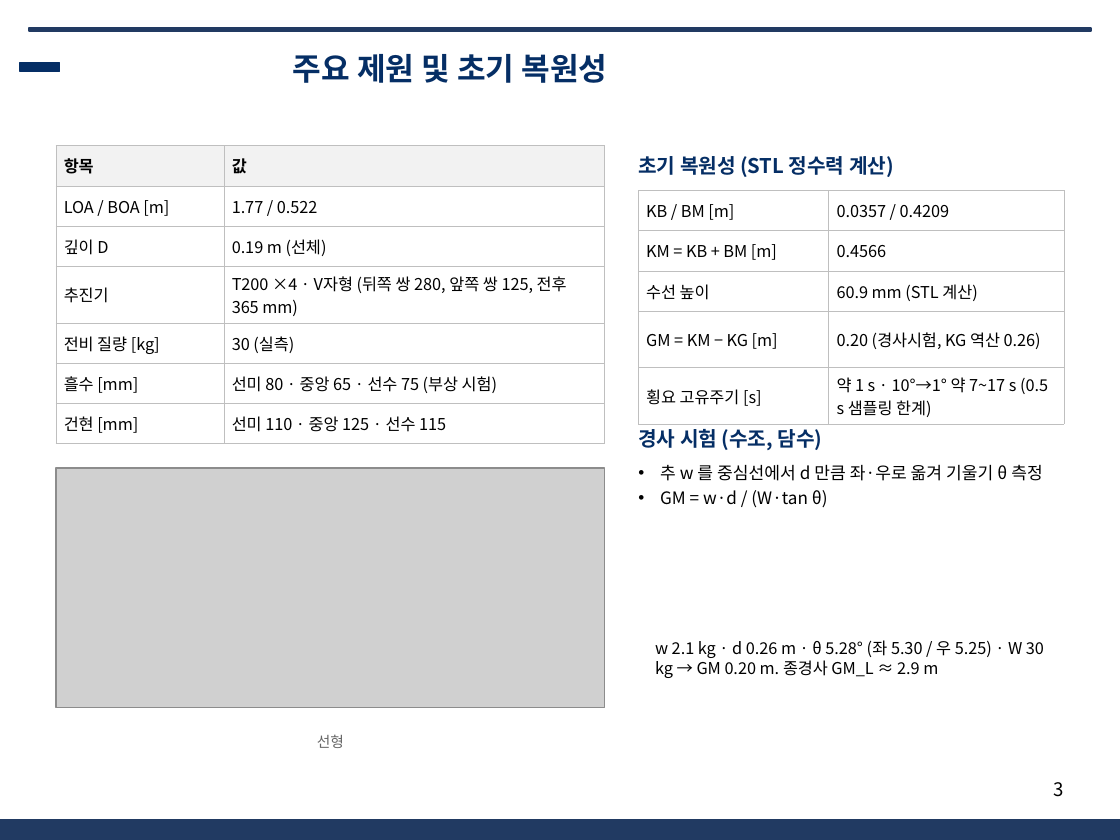
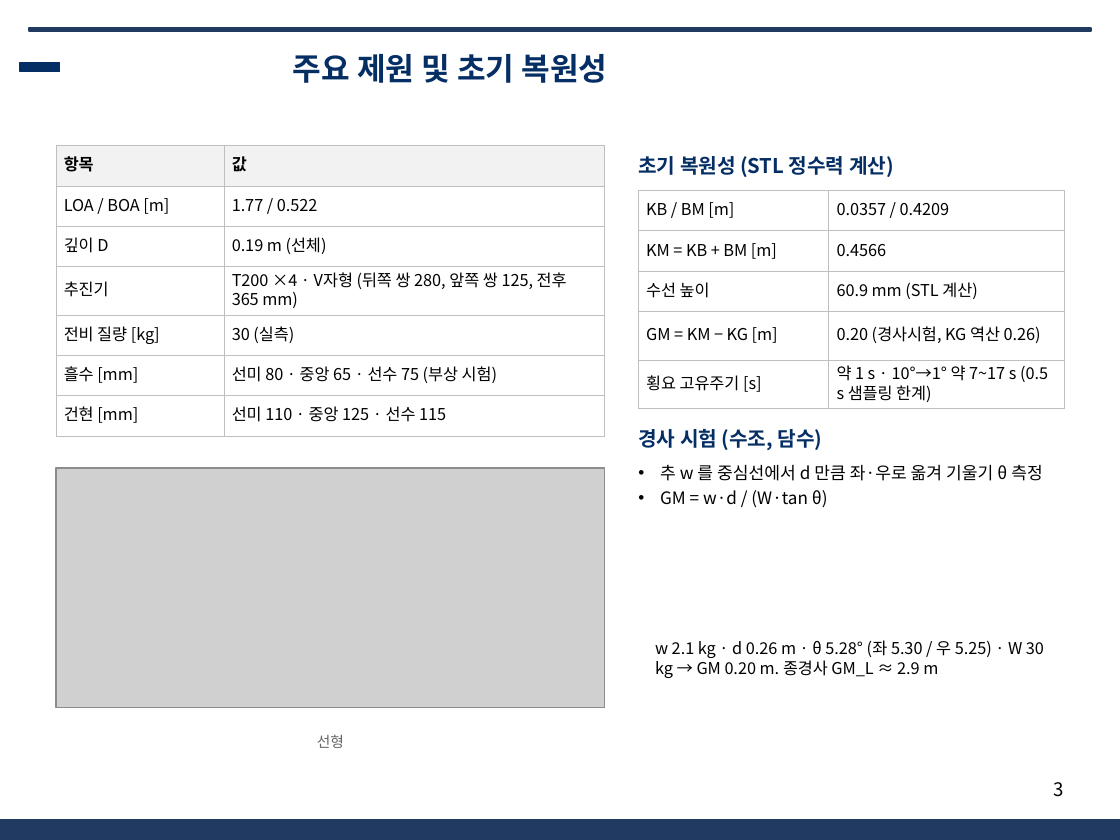
Before and after one commit to unmatsutake377-rgb/ros2_ws, a slide deck: slide 3 of docs/전달용/보고서_분담/발표자료_SSF_B.pptx. Drawn at 1120x840 pixels with LibreOffice and Linux fonts; fonts in the diff are those of the drawing; grey boxes stand for pictures; background and template pictures are left out. Boxes give left, top, right and bottom in pixels: in the first picture for what was removed or moved away, otherwise in the second. Text is boxed around its words. In the diff, an @@ line names an element or a change of style, - is before the commit and + after.

```diff
--- a/docs/전달용/보고서_분담/발표자료_SSF_B.pptx
+++ b/docs/전달용/보고서_분담/발표자료_SSF_B.pptx
@@ table at <box>56,146,605,427</box> @@
@@ line spacing 1 to 12.6pt @@
@@ table at <box>638,190,1064,406</box> @@
@@ line spacing 1 to 12.6pt @@
```
Also in this commit, not shown: 10 other slides changed, 4 other files.
